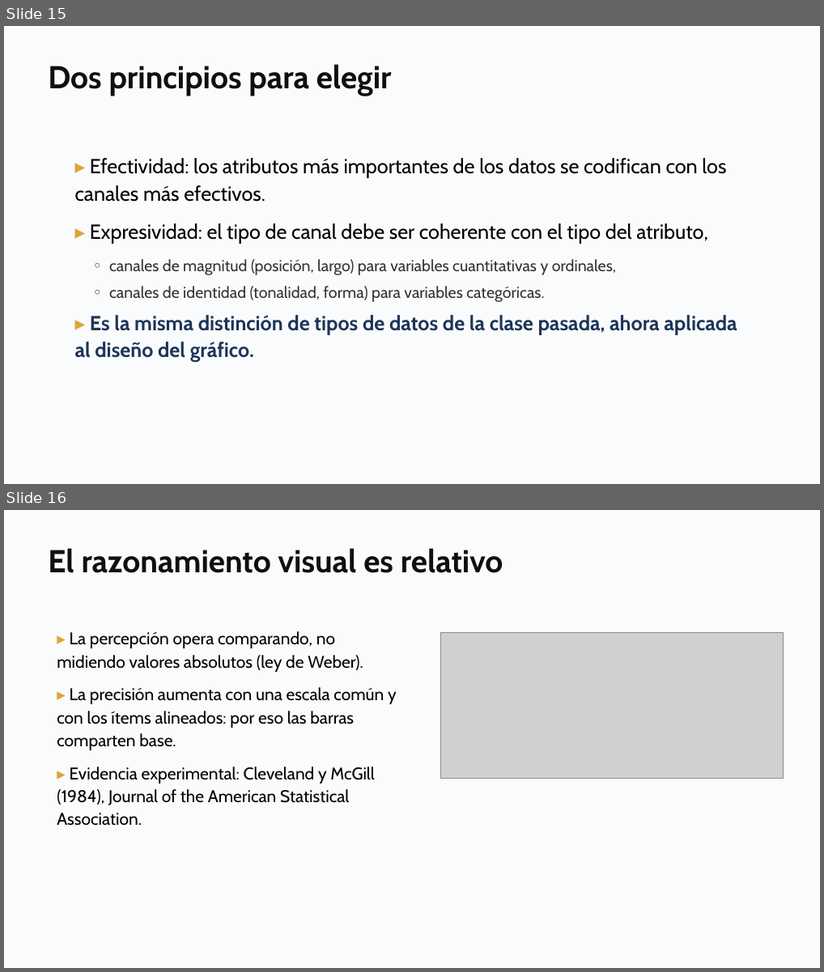
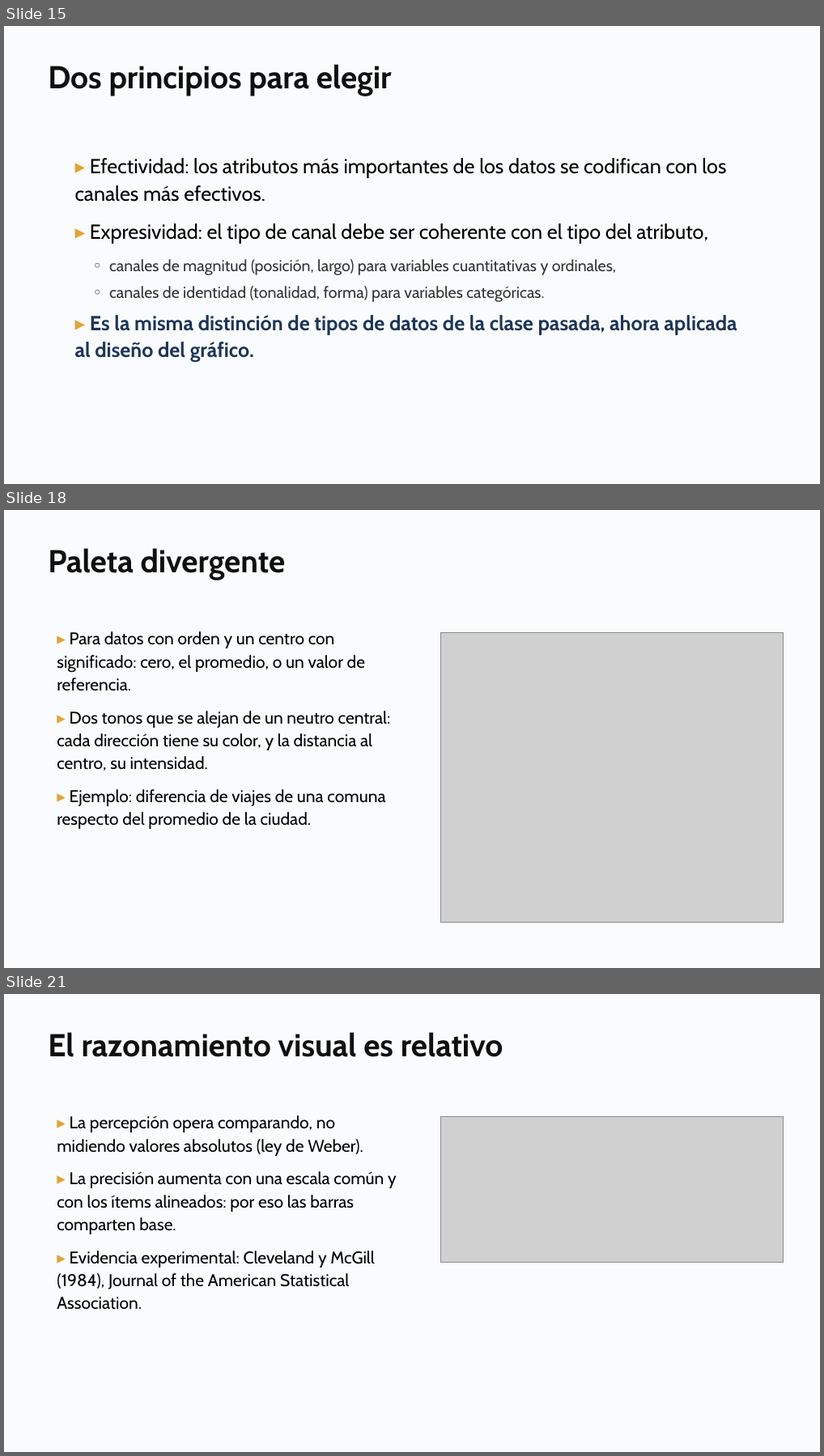
Before and after one commit to daniopitz/cienciadatos, a slide deck: presentaciones/clase03_visualizacion_eda.pptx. Shown one above the other, each under a label of ours: slides 15 and 16 before the commit, slides 15, 18 and 21 after it; the slides between them are not shown. The pictures are 824x972 and 824x1456 pixels, drawn with LibreOffice and Linux fonts; fonts in the diff are those of the drawing; grey boxes stand for pictures. Boxes give left, top, right and bottom in pixels: in the first picture for what was removed or moved away, otherwise in the second. Text is boxed around its words. In the diff, an @@ line names an element or a change of style, - is before the commit and + after.

```diff
--- a/presentaciones/clase03_visualizacion_eda.pptx
+++ b/presentaciones/clase03_visualizacion_eda.pptx
@@ slide 18 added at bbox=[4, 510, 820, 968], background #FFFFFF @@
@@ rectangle added at bbox=[4, 510, 820, 968], fill #FAFBFC @@
@@ text added at bbox=[48, 548, 286, 580], 28 pt, text #0F0F0F, bold @@
+Paleta divergente
@@ text added at bbox=[57, 632, 391, 829], 15 pt, text #000000 @@
+▸ Para datos con orden y un centro con significado: cero, el promedio, o un valor de referencia.
+▸ Dos tonos que se alejan de un neutro central: cada dirección tiene su color, y la distancia al centro, su intensidad.
+▸ Ejemplo: diferencia de viajes de una comuna respecto del promedio de la ciudad.
@@ picture added at bbox=[441, 632, 784, 923] @@
@@ what was slide 16 is now slide 21 @@
```
Also in this commit, not shown: 2 slides changed, 4 other slides added, 3 other files.
